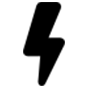
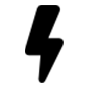
Comparing the layer stacks of the two w=88, h=88 images. Changes:
painted on "flash30" over [23, 2, 65, 86]
